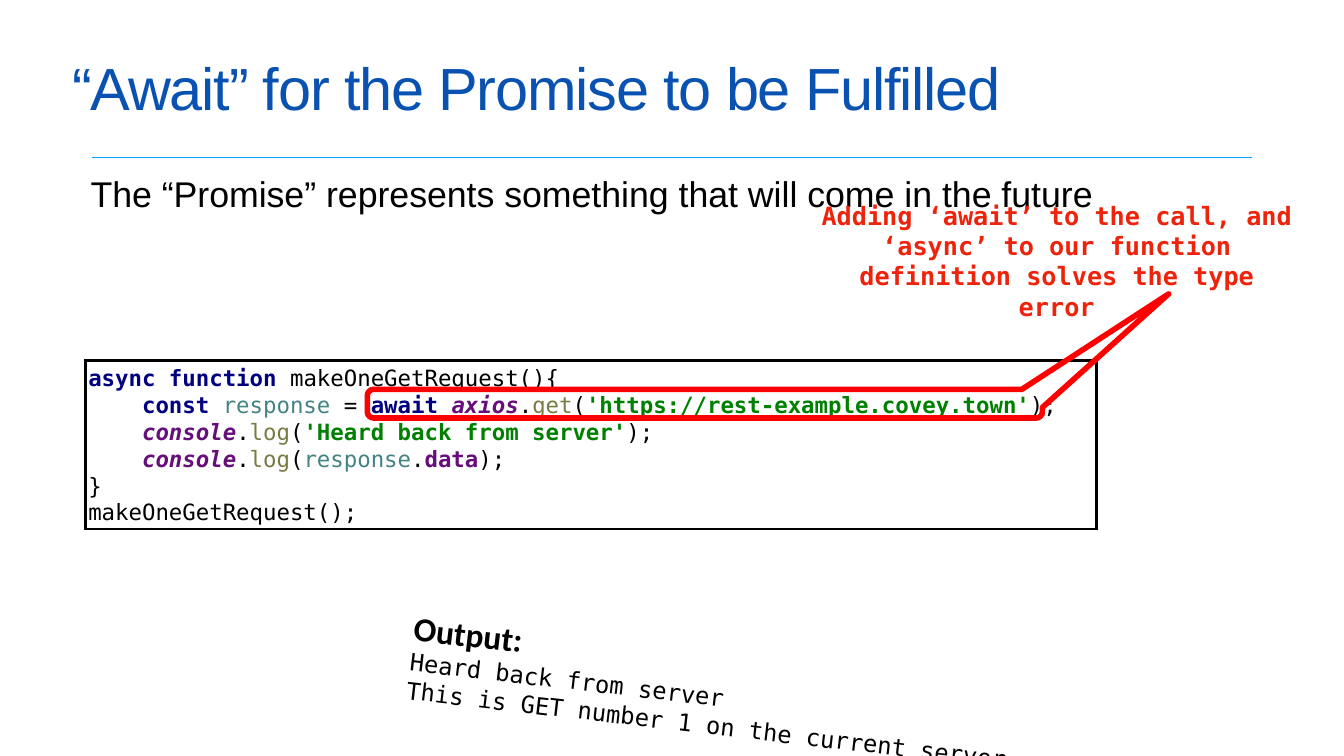
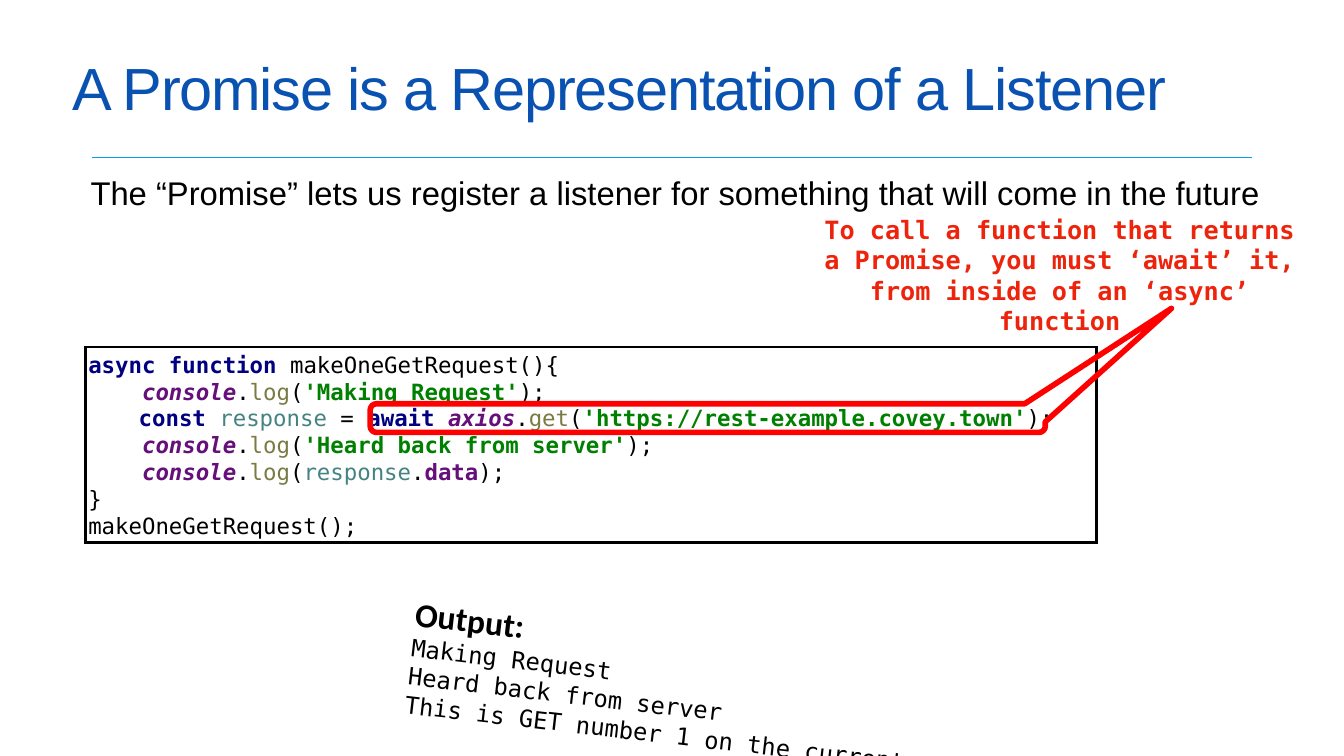
Before and after one commit to neu-se/CS4530-Spring-2022, a slide deck: slide 8 of Slides/Lesson 4.1 Concurrent Programming.pptx (slide 11 before the commit). Drawn at 1344x756 pixels with LibreOffice and Linux fonts; fonts in the diff are those of the drawing. Boxes give left, top, right and bottom in pixels: in the first picture for what was removed or moved away, otherwise in the second. Text is boxed around its words. In the diff, an @@ line names an element or a change of style, - is before the commit and + after.

```diff
--- a/Slides/Lesson 4.1 Concurrent Programming.pptx
+++ b/Slides/Lesson 4.1 Concurrent Programming.pptx
@@ title at <box>72,67,1166,121</box>: text changed @@
-“Await” for the Promise to be Fulfilled
+A Promise is a Representation of a Listener
@@ text at <box>91,181,1260,212</box>: text changed; size 25.4 to 23.4 pt @@
-The “Promise” represents something that will come in the future
+The “Promise” lets us register a listener for something that will come in the future
@@ text at <box>824,218,1295,331</box>: text changed @@
-Adding ‘await’ to the call, and ‘async’ to our function definition solves the type error
+To call a function that returns a Promise, you must ‘await’ it, from inside of an ‘async’ function
@@ freeform shape: place and size @@
-freeform shape at <box>367,294,1169,418</box>
+freeform shape at <box>370,309,1172,433</box>
@@ rectangle "async function makeOneGetRequest(){ console.log('Making Requ ...": place and size @@
-rectangle "async function makeOneGetRequest(){ console.log('Making Requ ..." at <box>86,361,1097,529</box>
+rectangle "async function makeOneGetRequest(){ console.log('Making Requ ..." at <box>86,347,1097,542</box>
@@ text in rectangle at <box>88,354,1053,539</box>: text changed; text colour #000000 to #008000 @@
-async function makeOneGetRequest(){
-const response = await axios.get('https://rest-example.covey.town');
-console.log('Heard back from server');
-console.log(response.data);
-}
-makeOneGetRequest();
+async function makeOneGetRequest(){
+console.log('Making Request');
+const response = await axios.get('https://rest-example.covey.town');
+console.log('Heard back from server');
+console.log(response.data);
+}
+makeOneGetRequest();
@@ text in line at <box>407,655,803,701</box>: paragraph added @@
+Making Request
```
Also in this commit, not shown: 15 other slides changed, 5 slides removed, 1 other file.
